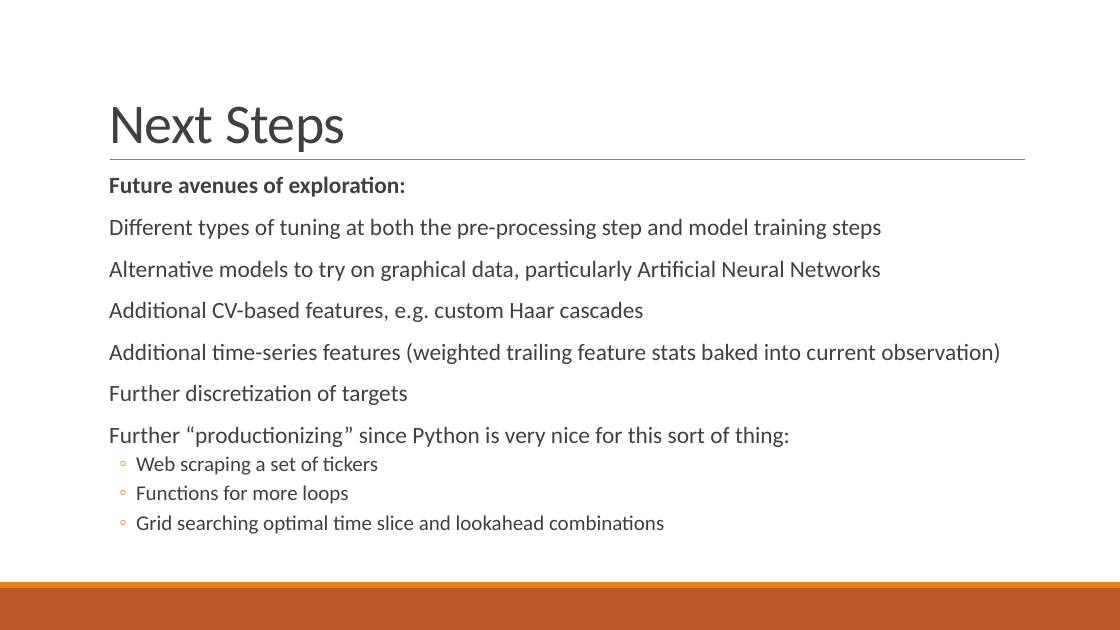
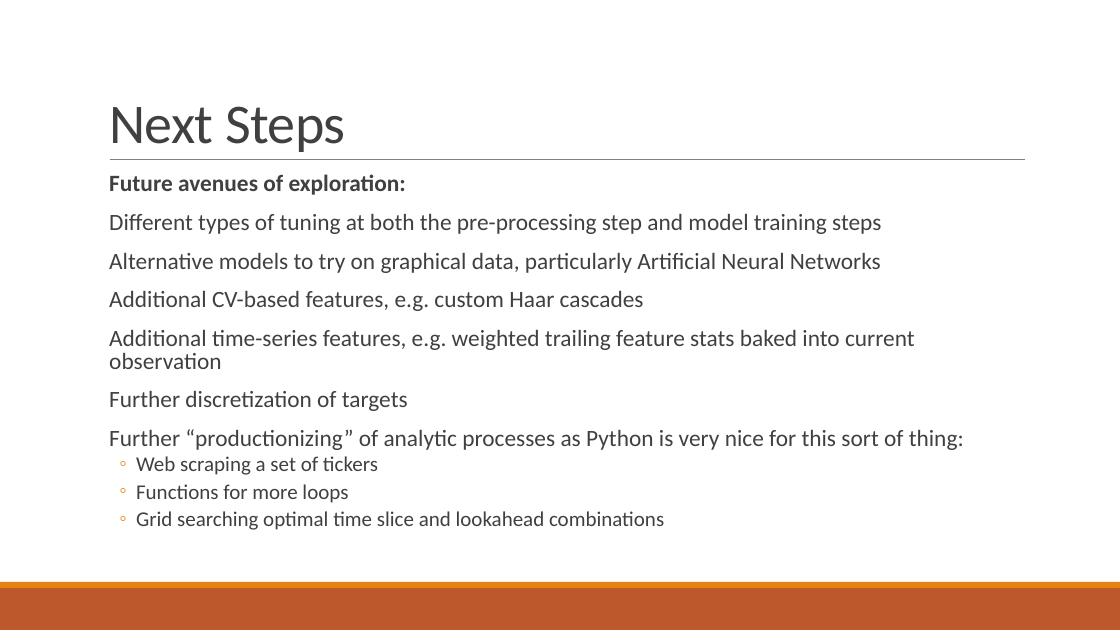
Before and after one commit to afcarl/TS_Project, a slide deck: slide 8 of project_presentation.pptx. Drawn at 1120x630 pixels with LibreOffice and Linux fonts; fonts in the diff are those of the drawing. Boxes give left, top, right and bottom in pixels: in the first picture for what was removed or moved away, otherwise in the second. Text is boxed around its words. In the diff, an @@ line names an element or a change of style, - is before the commit and + after.

```diff
--- a/project_presentation.pptx
+++ b/project_presentation.pptx
@@ text at (109, 174, 881, 530): line spacing 0.9 to 0.8 @@
@@ text at (109, 330, 915, 369): text changed @@
-  Additional time-series features (weighted trailing feature stats baked into current observation)
+  Additional time-series features, e.g. weighted trailing feature stats baked into current observation
@@ text at (109, 429, 964, 450): text changed @@
-  Further “productionizing” since Python is very nice for this sort of thing:
+  Further “productionizing” of analytic processes as Python is very nice for this sort of thing:
```
Also in this commit, not shown: 6 other slides changed, 1 other file.
